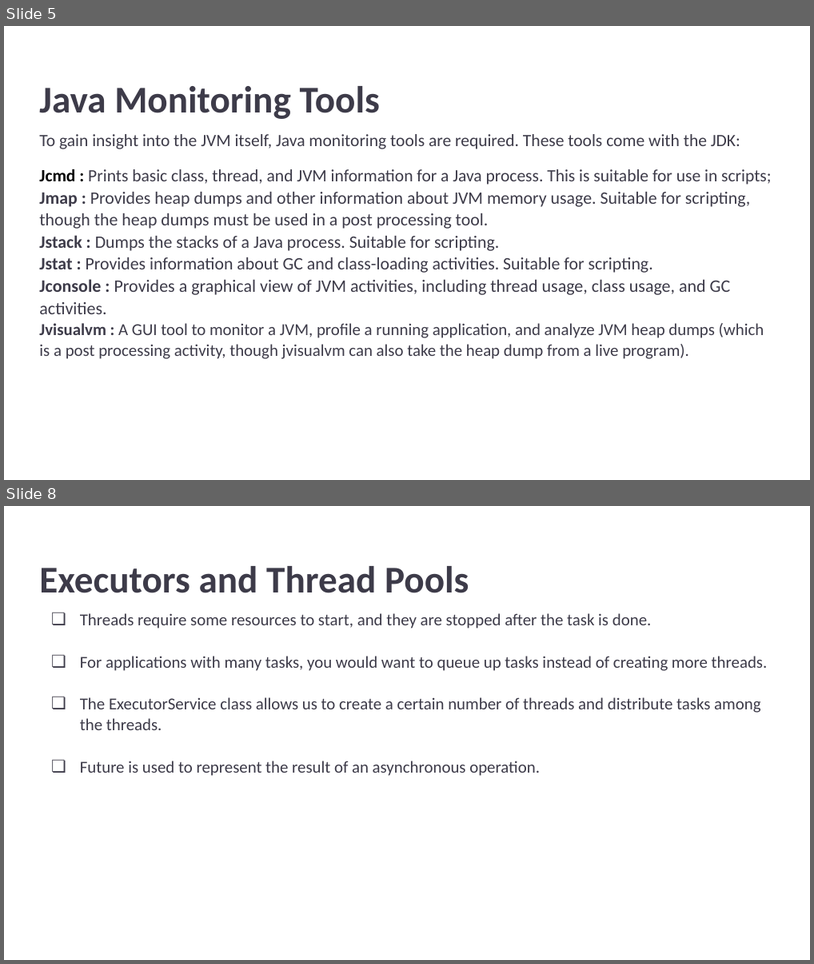
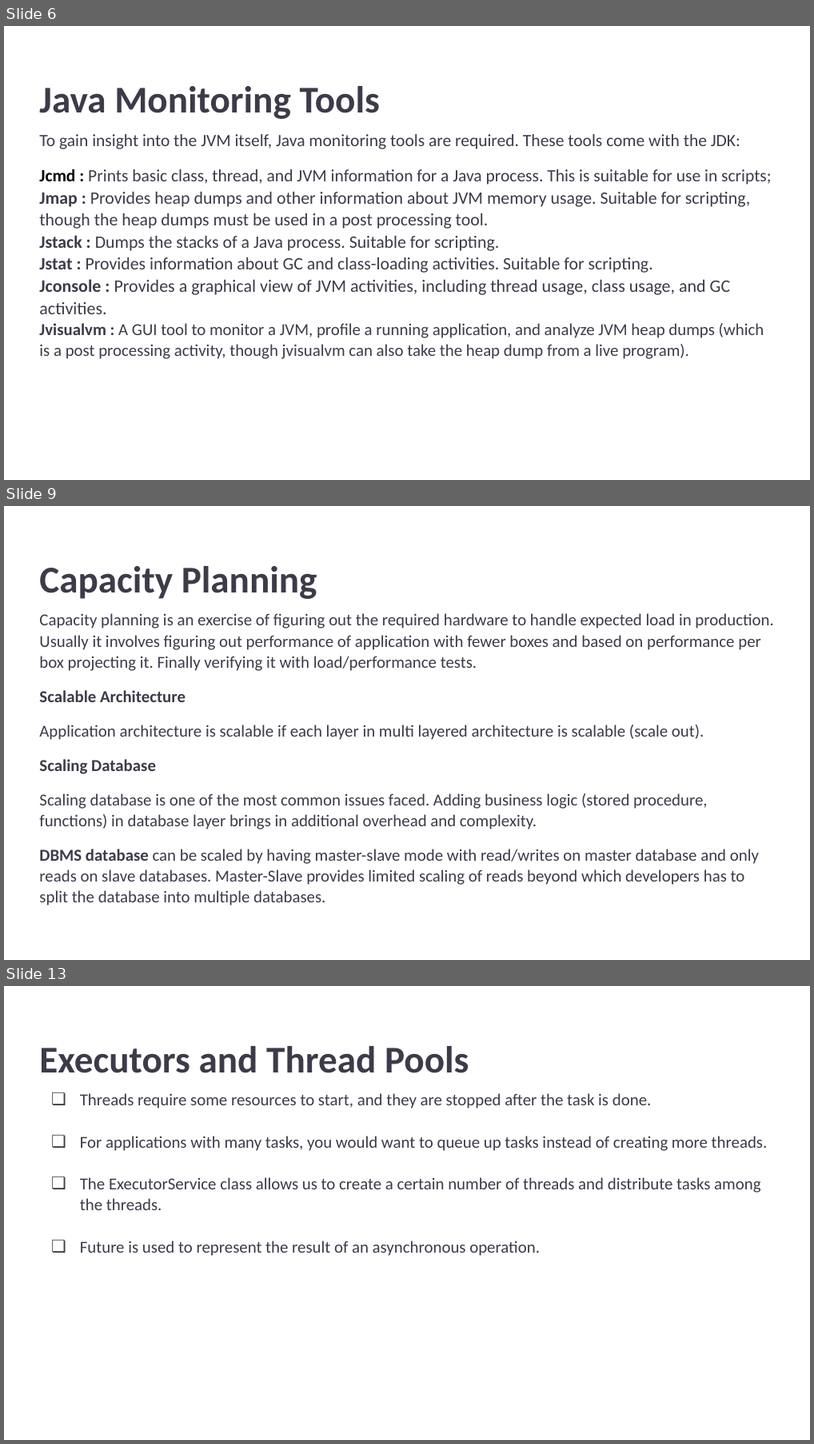
Before and after one commit to ankit741/java-performance-issues, a slide deck: src/main/resources/Java Performance & Concurrency_ A Deep Dive.pptx. Shown one above the other, each under a label of ours: slides 5 and 8 before the commit, slides 6, 9 and 13 after it; the slides between them are not shown. The pictures are 814x964 and 814x1444 pixels, drawn with LibreOffice and Linux fonts; fonts in the diff are those of the drawing. Boxes give left, top, right and bottom in pixels: in the first picture for what was removed or moved away, otherwise in the second. Text is boxed around its words. In the diff, an @@ line names an element or a change of style, - is before the commit and + after.

```diff
--- a/src/main/resources/Java Performance & Concurrency_ A Deep Dive.pptx
+++ b/src/main/resources/Java Performance & Concurrency_ A Deep Dive.pptx
@@ slide 9 added at (4,506,810,960), background #FFFFFF @@
@@ title added at (39,566,318,599), 33.7 pt, text #3D3B49, bold @@
+Capacity Planning
@@ text added at (39,613,774,905), 14.8 pt, text #3D3B49 @@
+Capacity planning is an exercise of figuring out the required hardware to handle expected load in production. Usually it involves figuring out performance of application with fewer boxes and based on performance per box projecting it. Finally verifying it with load/performance tests.
+Scalable Architecture
+Application architecture is scalable if each layer in multi layered architecture is scalable (scale out).
+Scaling Database
+Scaling database is one of the most common issues faced. Adding business logic (stored procedure, functions) in database layer brings in additional overhead and complexity.
+DBMS database can be scaled by having master-slave mode with read/writes on master database and only reads on slave databases. Master-Slave provides limited scaling of reads beyond which developers has to split the database into multiple databases.
@@ what was slide 5 is now slide 6 @@
@@ what was slide 8 is now slide 13 @@
```
Also in this commit, not shown: 1 slide changed, 9 other slides added, 2 slides removed, 8 other files.
